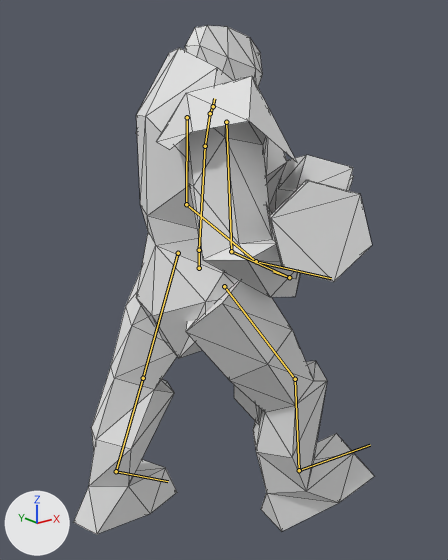
A saved change to the glTF model src/public/models/units/trooper.corrino.glb.
One viewpoint serves both versions: a 50 mm lens placed at (-1.46, -1.96, 1.88), pointed at (0.06, -0.07, 1.12). The axes (+X, +Y, +Z) are drawn at lower left. The lights are the same throughout. The older version comes first. Both versions are drawn at frame 16 of the action 'walk'; the numbers are the values there. The bones that bend it are drawn over the model as lines. Mesh edges are drawn as thin lines.

Objects in the first picture: 'armor1', 'body', 'weapons0', 'weapons1'.
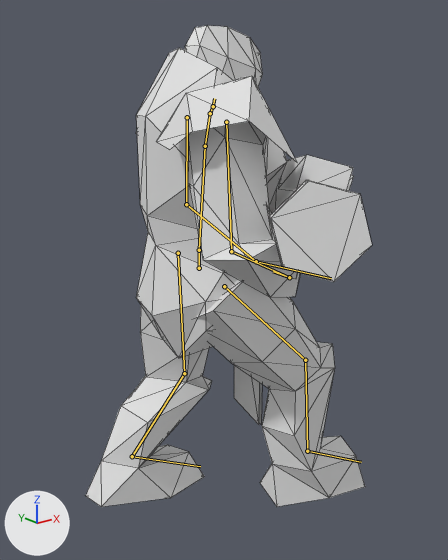
Changed parts and their boxes (x1, y1, x2, y2) in the pictures (448 x 560 px):
'body', posed (7% narrower)
    before: (74, 26, 375, 534)
    after: (86, 26, 365, 507)
bone 'thigh.L', root to tip
    before: (178, 253) to (143, 378)
    after: (178, 253) to (184, 373)
bone 'shin.L', root to tip
    before: (143, 378) to (116, 471)
    after: (184, 373) to (132, 456)
bone 'foot.L', root to tip
    before: (116, 471) to (168, 481)
    after: (132, 456) to (200, 466)
bone 'thigh.R', root to tip
    before: (224, 286) to (295, 379)
    after: (224, 286) to (305, 360)
bone 'shin.R', root to tip
    before: (295, 379) to (299, 470)
    after: (305, 360) to (307, 451)
bone 'foot.R', root to tip
    before: (299, 470) to (370, 445)
    after: (307, 451) to (361, 462)

The edits, one by one:
Bone 'thigh.L' (bone_thigh_l) turns from (-6, -25, 27) to (0, 0, 5) degrees about its own x, y and z.
Bone 'shin.L' (bone_shin_l) turns from (-13, 1, -5) to (-15, 4, 32) degrees about its own x, y and z.
Bone 'foot.L' (bone_foot_l) turns from (13, 3, 1) to (38, 3, -9) degrees about its own x, y and z.
Bone 'thigh.R' (bone_thigh_r) turns from (14, -18, -32) to (17, 5, -35) degrees about its own x, y and z.
Bone 'shin.R' (bone_shin_r) turns from (13, 5, 22) to (0, 0, 30) degrees about its own x, y and z.
Bone 'foot.R' (bone_foot_r) turns from (14, 2, -10) to (-5, 1, 12) degrees about its own x, y and z.
